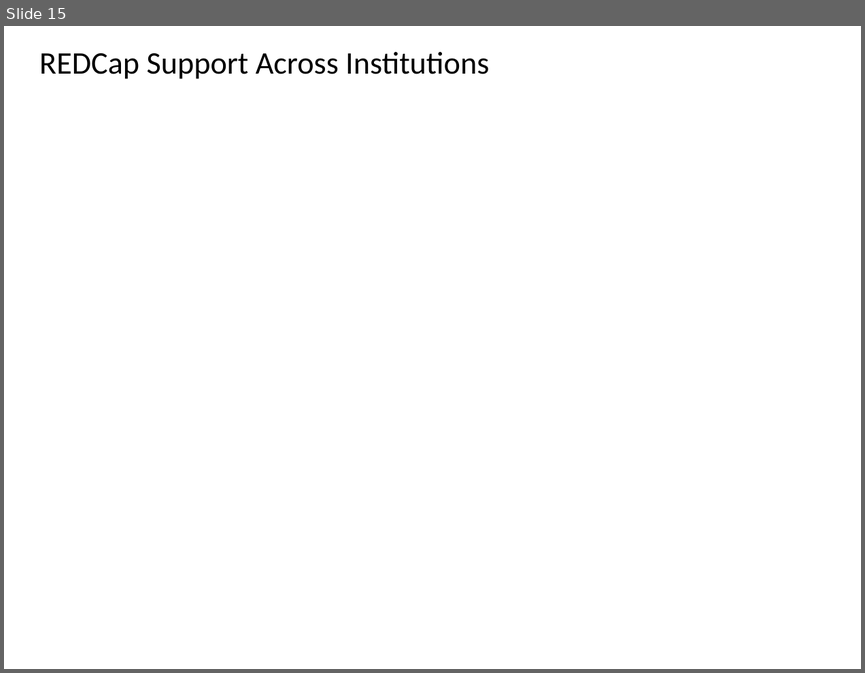
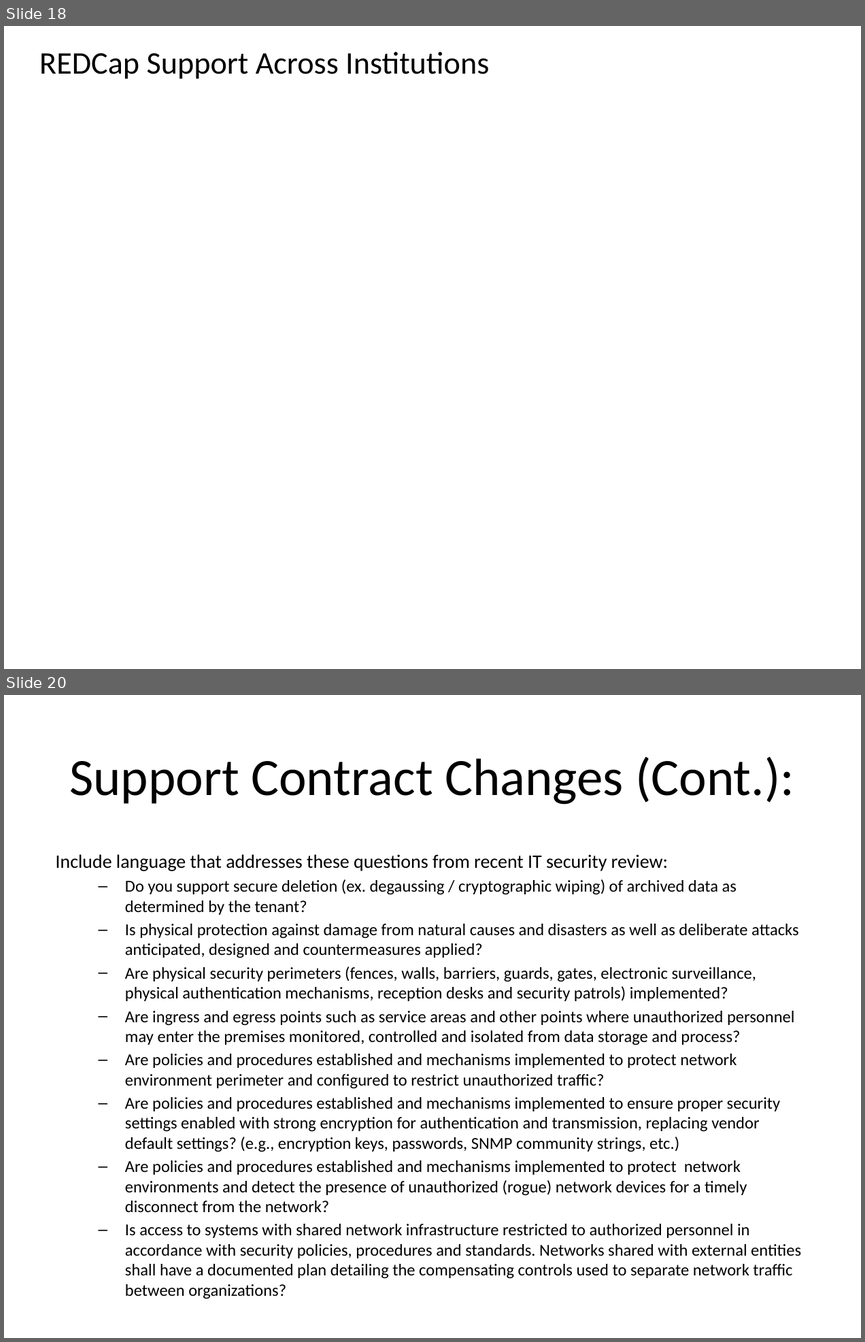
Before and after one commit to OuhscBbmc/RedcapGovernanceDocs, a slide deck: agendas/2016-04-redcap-governance-meeting.pptx. Shown one above the other, each under a label of ours: slide 15 before the commit, slides 18 and 20 after it; the slides between them are not shown. The pictures are 865x673 and 865x1342 pixels, drawn with LibreOffice and Linux fonts; fonts in the diff are those of the drawing; background and template pictures are left out. Boxes give left, top, right and bottom in pixels: in the first picture for what was removed or moved away, otherwise in the second. Text is boxed around its words. In the diff, an @@ line names an element or a change of style, - is before the commit and + after.

Commit message:
2016 agenda slides and support plan

```diff
--- a/agendas/2016-04-redcap-governance-meeting.pptx
+++ b/agendas/2016-04-redcap-governance-meeting.pptx
@@ slide 20 added at <box>4,695,861,1338</box>, background #FFFFFF @@
@@ title added at <box>69,757,794,804</box>, 44 pt, text #000000 @@
+Support Contract Changes (Cont.):
@@ text added at <box>56,854,801,1278</box>, 14 pt, text #000000 @@
+Include language that addresses these questions from recent IT security review:
+  – Do you support secure deletion (ex. degaussing / cryptographic wiping) of archived data as determined by the tenant?
+  – Is physical protection against damage from natural causes and disasters as well as deliberate attacks anticipated, designed and countermeasures applied?
+  – Are physical security perimeters (fences, walls, barriers, guards, gates, electronic surveillance, physical authentication mechanisms, reception desks and security patrols) implemented?
+  – Are ingress and egress points such as service areas and other points where unauthorized personnel may enter the premises monitored, controlled and isolated from data storage and process?
+  – Are policies and procedures established and mechanisms implemented to protect network environment perimeter and configured to restrict unauthorized traffic?
+  – Are policies and procedures established and mechanisms implemented to ensure proper security settings enabled with strong encryption for authentication and transmission, replacing vendor default settings? (e.g., encryption keys, passwords, SNMP community strings, etc.)
+  – Are policies and procedures established and mechanisms implemented to protect network environments and detect the presence of unauthorized (rogue) network devices for a timely disconnect from the network?
+  – Is access to systems with shared network infrastructure restricted to authorized personnel in accordance with security policies, procedures and standards. Networks shared with external entities shall have a documented plan detailing the compensating controls used to separate network traffic between organizations?
@@ what was slide 15 is now slide 18 @@
```
Also in this commit, not shown: 8 slides changed, 8 other slides added, 9 slides removed, 1 other file.
